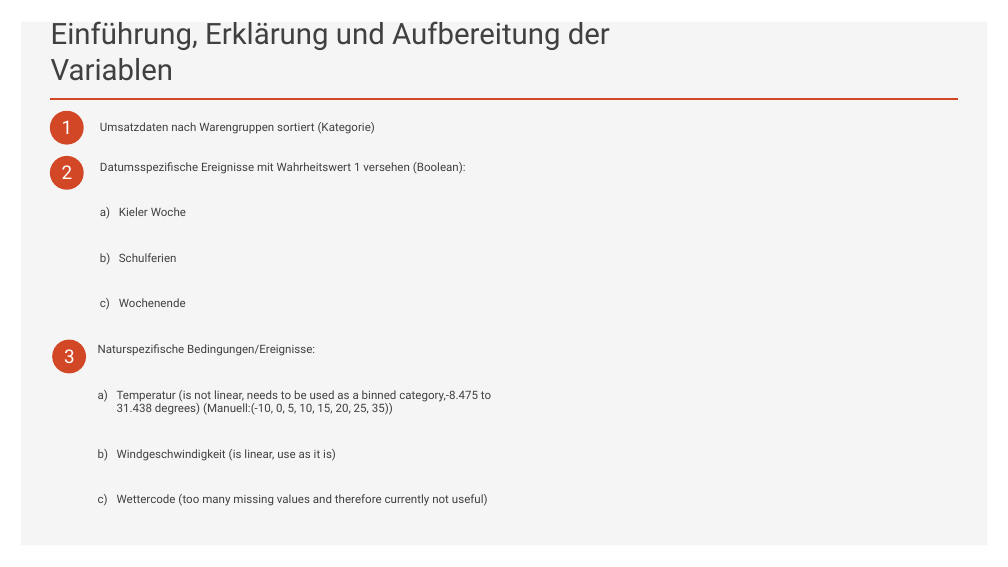
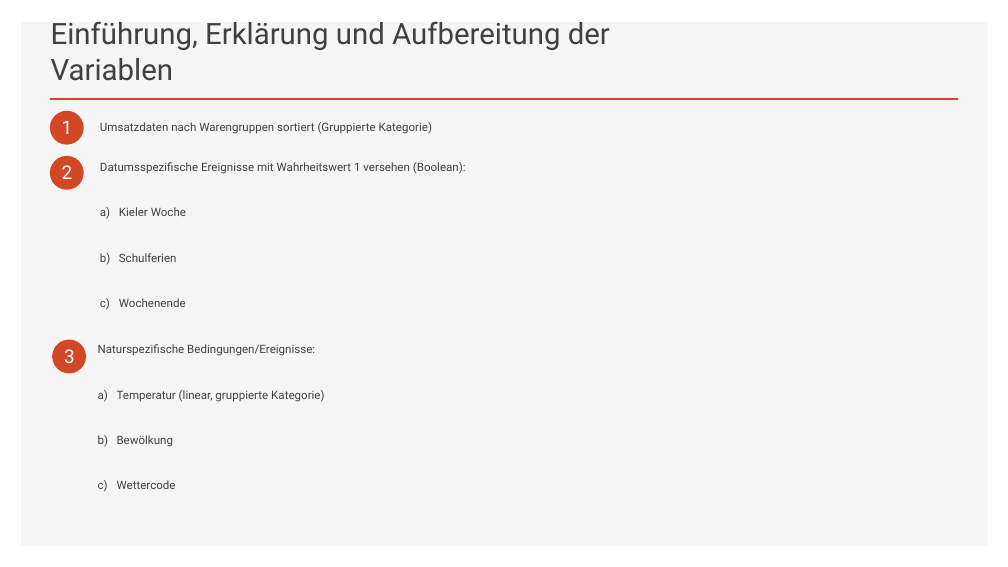
Before and after one commit to annapuu/gruppe3, a slide deck: slide 3 of 4_Presentation/Präsentation.pptx. Drawn at 1008x567 pixels with LibreOffice and Linux fonts; fonts in the diff are those of the drawing. Boxes give left, top, right and bottom in pixels: in the first picture for what was removed or moved away, otherwise in the second. Text is boxed around its words. In the diff, an @@ line names an element or a change of style, - is before the commit and + after.

Commit message:
updated feiertage.csv feiertage.R and presentation

```diff
--- a/4_Presentation/Präsentation.pptx
+++ b/4_Presentation/Präsentation.pptx
@@ text at (100,122,432,134): text changed @@
-Umsatzdaten nach Warengruppen sortiert (Kategorie)
+Umsatzdaten nach Warengruppen sortiert (Gruppierte Kategorie)
@@ text at (117,390,324,489): text changed @@
-a) Temperatur (is not linear, needs to be used as a binned category,-8.475 to 31.438 degrees) (Manuell:(-10, 0, 5, 10, 15, 20, 25, 35))
-b) Windgeschwindigkeit (is linear, use as it is)
-c) Wettercode (too many missing values and therefore currently not useful)
+a) Temperatur (linear, gruppierte Kategorie)
+b) Bewölkung
+c) Wettercode
```
Also in this commit, not shown: 3 other slides changed, 2 other files.
